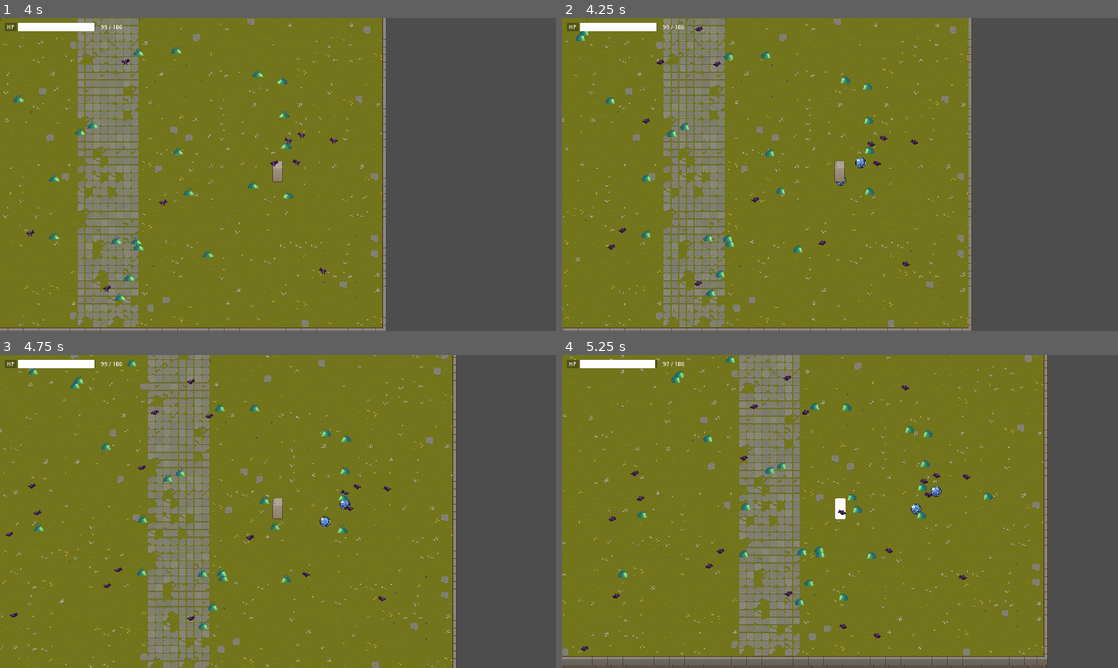
Above: before the commit, frames 1-4 (two rows, left to right).
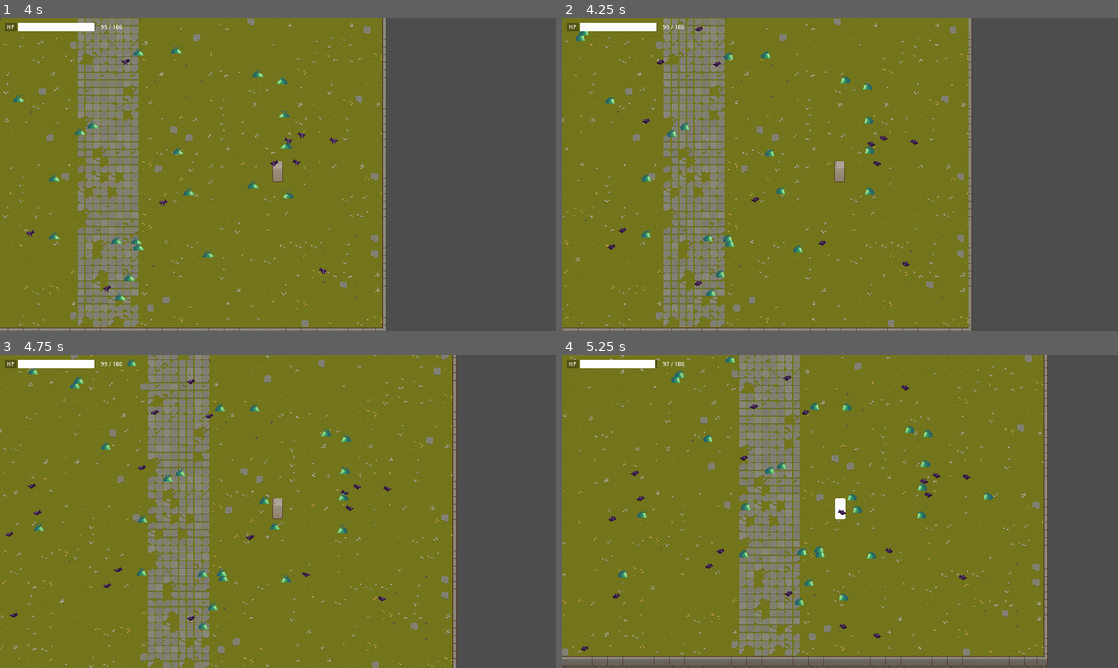
Above: after the commit, the same moments.

Repository: reyhanfarabi/project-survive
Game: Godot game, scene res://scenes/game.tscn
The game is run twice, just before and just after one commit, with the same random seed, the same clock (stepped at 60 frames per second) and the same inputs. The project has no main scene, so this scene is started directly.
Inputs:
- Up to frame 1 (4 s): hold D (right) 0.53-1.28 s; tap W (top) every 0.75 s from 0.6 to 3.6 s; hold S (down) 1.28-2.03 s; hold D (right) 2.03-3.53 s; hold A (left) from 3.53 s (still down)
- Up to frame 2 (4.25 s): keep holding A (left)
- Up to frame 3 (4.75 s): keep holding A (left); tap W (top) at 4.35 s
- Up to frame 4 (5.25 s): release A (left) at 5.03 s; hold S (down) from 5.03 s (still down); tap W (top) at 5.1 s

Frame 1 is identical in both runs. In frame 2, less than 0.1% of the frame differs, in the area x 49-55%, y 44-54%; in frame 3, less than 0.1%; in frame 4, 0.1%, in the area x 62-69%, y 42-51%.

Commit message:
add logic to collect and store exp point

Diff:
--- a/scenes/drops/drop_exp.tscn
+++ b/scenes/drops/drop_exp.tscn
@@ -1,11 +1,15 @@
-[gd_scene load_steps=3 format=3 uid="uid://bulxxaunr0b80"]
+[gd_scene load_steps=4 format=3 uid="uid://bulxxaunr0b80"]
 
 [ext_resource type="Texture2D" uid="uid://cnefhhn0plbo0" path="res://assets/drops/gems_db16.png" id="1_sjdxm"]
+[ext_resource type="Script" path="res://scripts/drop_exp.gd" id="1_t1j1y"]
 
 [sub_resource type="CircleShape2D" id="CircleShape2D_yvyal"]
 radius = 11.0
 
-[node name="DropEXP" type="Area2D"]
+[node name="DropEXP" type="Area2D" groups=["drops"]]
+collision_layer = 8
+collision_mask = 8
+script = ExtResource("1_t1j1y")
 
 [node name="Sprite2D" type="Sprite2D" parent="."]
 position = Vector2(0.5, 0.5)
--- a/scenes/enemy.tscn
+++ b/scenes/enemy.tscn
@@ -106,6 +106,7 @@
 script = ExtResource("1_huu1h")
 _entity = ExtResource("2_qy047")
 _exp_drop_scene = ExtResource("3_t0c5r")
+_exp = 1
 
 [node name="Sprite2D" type="Sprite2D" parent="."]
 material = SubResource("ShaderMaterial_r6w4x")
--- a/scenes/player.tscn
+++ b/scenes/player.tscn
@@ -15,8 +15,11 @@
 [sub_resource type="RectangleShape2D" id="RectangleShape2D_d7102"]
 size = Vector2(44, 87)
 
+[sub_resource type="RectangleShape2D" id="RectangleShape2D_mhitv"]
+size = Vector2(20, 44)
+
 [node name="Player" type="CharacterBody2D" groups=["player"]]
-collision_layer = 6
+collision_layer = 14
 script = ExtResource("1_l1yk1")
 _resource = ExtResource("2_qj0p0")
 
@@ -46,6 +49,13 @@
 position = Vector2(-33, 4.5)
 shape = SubResource("RectangleShape2D_d7102")
 
+[node name="BodyArea" type="Area2D" parent="."]
+collision_mask = 8
+
+[node name="CollisionShape2D" type="CollisionShape2D" parent="BodyArea"]
+position = Vector2(0, -6)
+shape = SubResource("RectangleShape2D_mhitv")
+
 [node name="AttackTimer" type="Timer" parent="."]
 
 [node name="PlayerCamera2D" type="Camera2D" parent="."]
--- /dev/null
+++ b/scripts/drop_exp.gd
@@ -0,0 +1,6 @@
+extends Area2D
+
+var exp_point: int
+
+func destroy():
+	queue_free()
--- a/scripts/enemy.gd
+++ b/scripts/enemy.gd
@@ -8,6 +8,7 @@
 @export var _target_distance_padding: int = 1
 @export var _damage_shader_delay: float = 0.1
 @export var _exp_drop_scene: PackedScene
+@export var _exp: int
 
 @onready var _player = get_parent().get_parent().get_node("Player")
 @onready var _drops_container = get_parent().get_parent().get_node("DropsContainer")
@@ -64,6 +65,7 @@
 func _spawn_exp_drop():
 	var e = _exp_drop_scene.instantiate()
 	e.position = position
+	e.exp_point = _exp
 	_drops_container.add_child(e)
 
 
--- a/scripts/player.gd
+++ b/scripts/player.gd
@@ -27,6 +27,7 @@
 	_handle_facing(input)
 	_handle_attack()
 	_handle_destory()
+	_collect_drops()
 
 
 func _handle_movement(input):
@@ -73,12 +74,19 @@
 		queue_free()
 
 
+func _collect_drops():
+	for area in $BodyArea.get_overlapping_areas():
+		if area.is_in_group("drops"):
+			_resource.level_experience += area.exp_point
+			area.destroy()
+			print(_resource.level_experience)
+
+
 func deal_damage(damage_amount: int):
 	$Sprite2D.material.set_shader_parameter("is_damage_taken", true)
 	_resource.health -= damage_amount
 	await get_tree().create_timer(_damage_shader_delay).timeout
 	$Sprite2D.material.set_shader_parameter("is_damage_taken", false)
-	print(_resource.health)
 
 
 func _on_attack_timer_timeout():
Not shown: 1 places in scenes/player.tscn that only renumber resources
